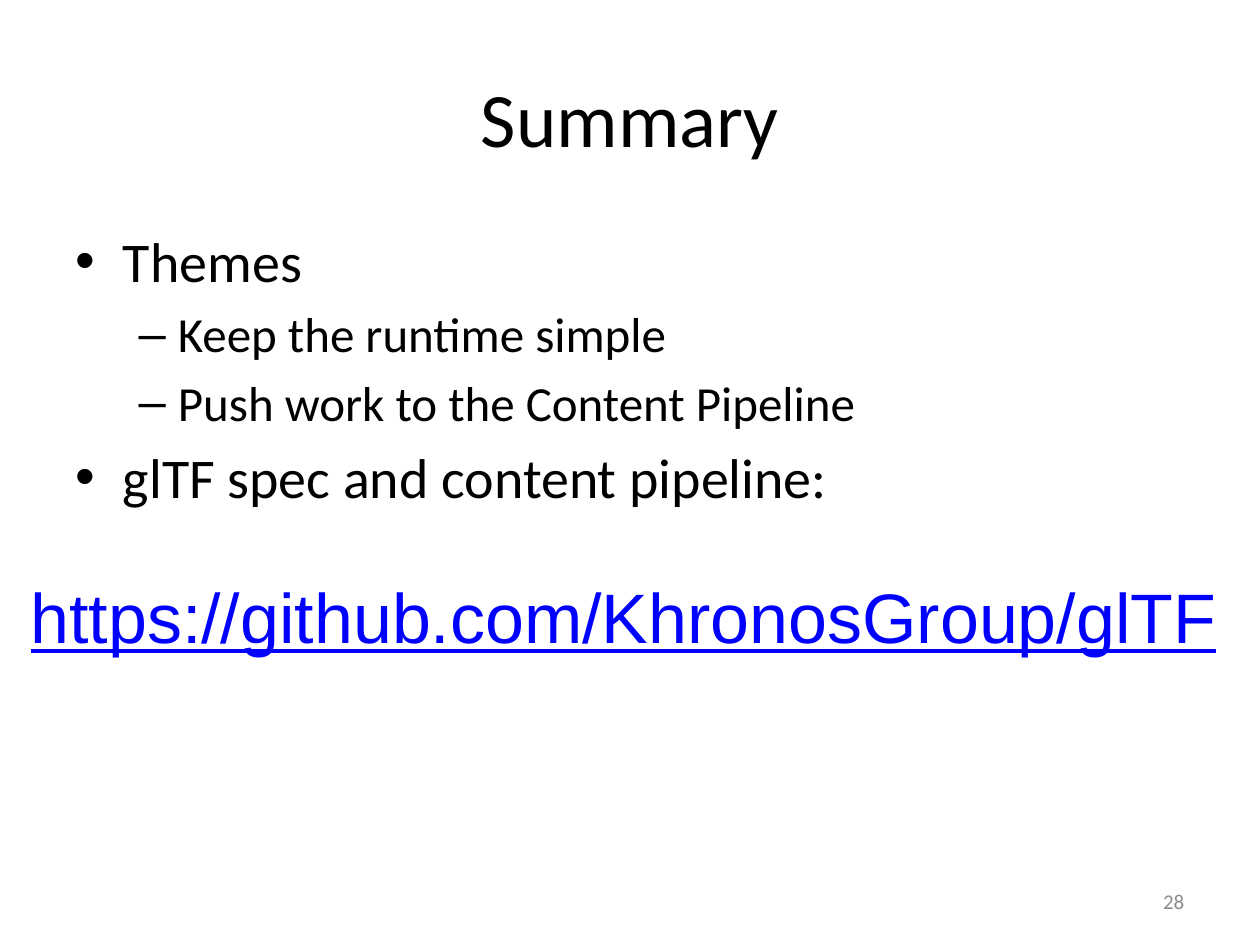
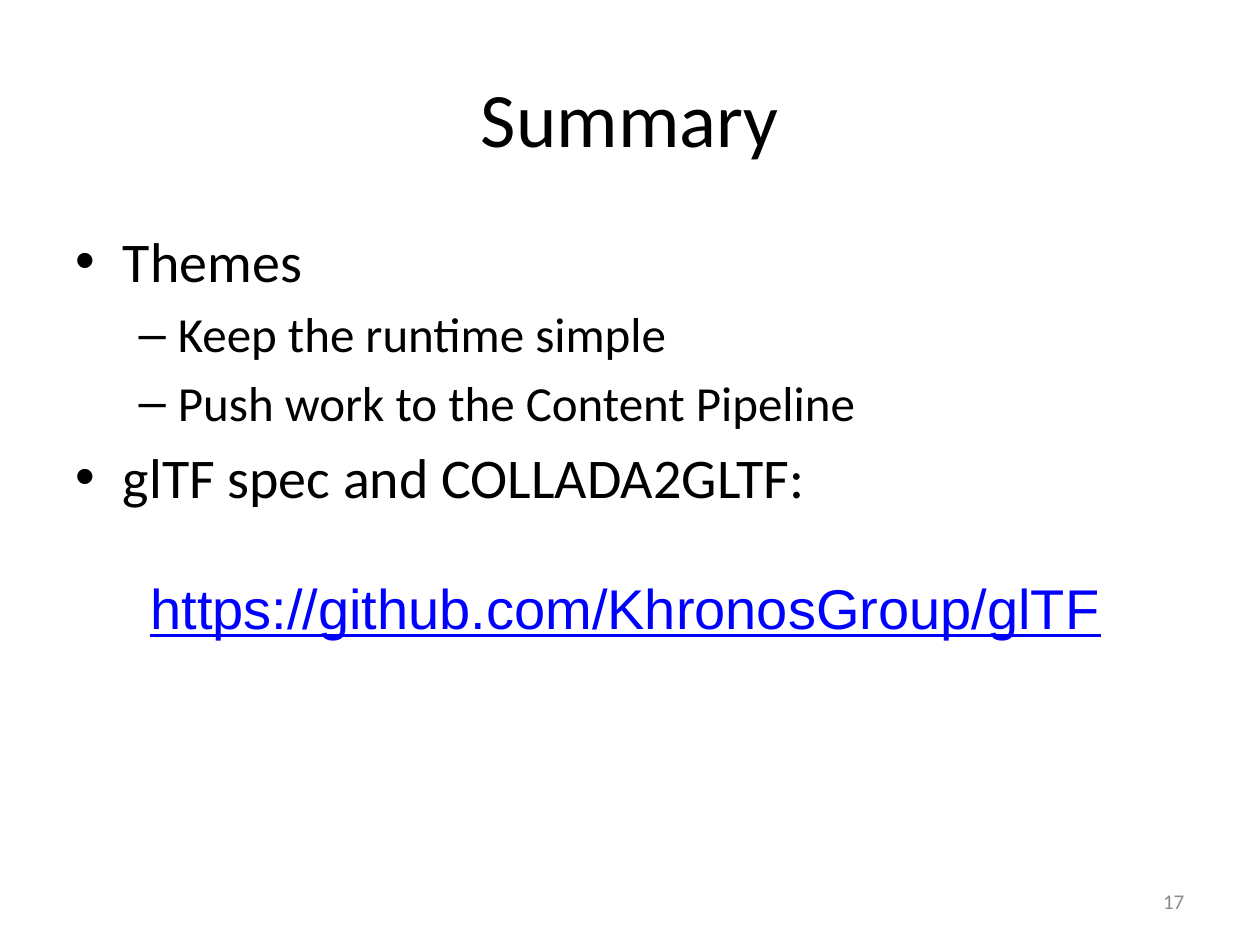
Before and after one commit to pjcozzi/Articles, a slide deck: slide 17 of WebGLContentPipeline/WebGLContentPipelineWithglTF.pptx (slide 28 before the commit). Drawn at 1260x945 pixels with LibreOffice and Linux fonts; fonts in the diff are those of the drawing. Boxes give left, top, right and bottom in pixels: in the first picture for what was removed or moved away, otherwise in the second. Text is boxed around its words. In the diff, an @@ line names an element or a change of style, - is before the commit and + after.

```diff
--- a/WebGLContentPipeline/WebGLContentPipelineWithglTF.pptx
+++ b/WebGLContentPipeline/WebGLContentPipelineWithglTF.pptx
@@ text at [123,459,804,508]: text changed @@
-• glTF spec and content pipeline:
+• glTF spec and COLLADA2GLTF:
@@ text "https://github.com/KhronosGroup/glTF": place and size @@
-text "https://github.com/KhronosGroup/glTF" at [31,592,1217,656]
+text "https://github.com/KhronosGroup/glTF" at [150,588,1099,639]
@@ text "https://github.com/KhronosGroup/glTF" at [150,588,1099,639]: size 40 to 32 pt @@
@@ page number at [1163,895,1184,909]: text changed @@
-28
+17
```
Also in this commit, not shown: 7 other slides changed, 1 slide added, 11 slides removed.
